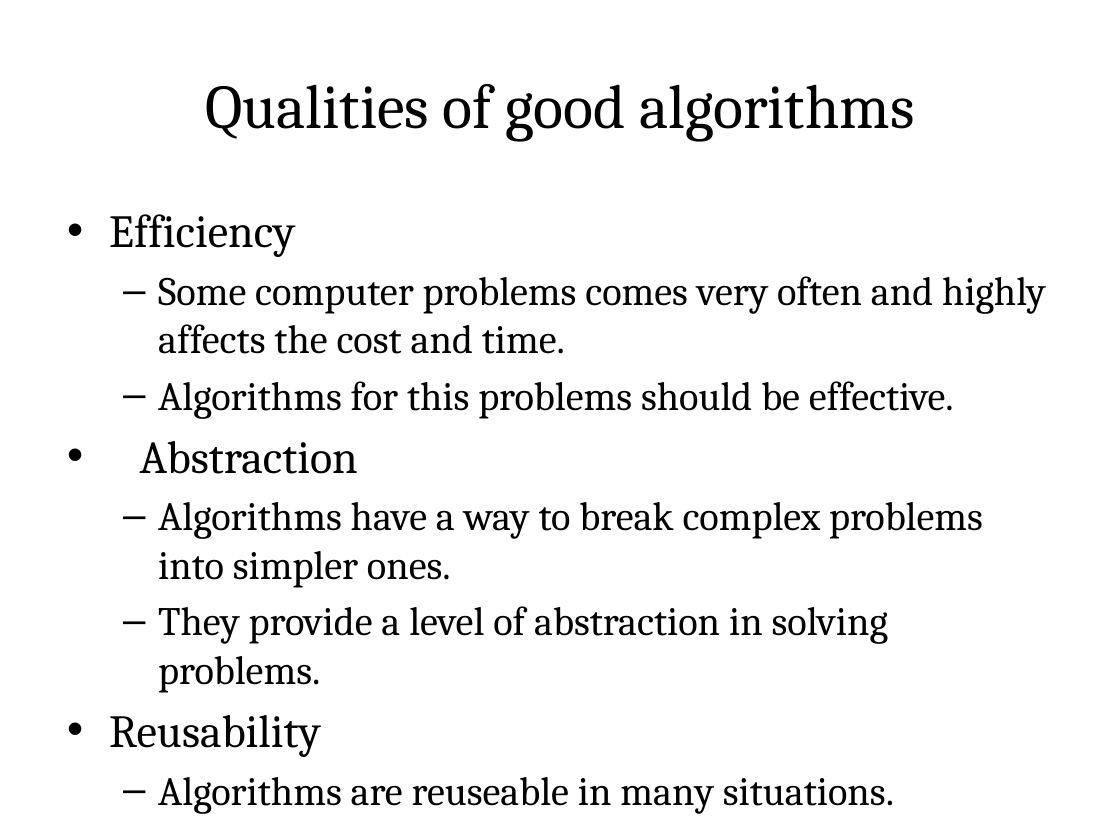
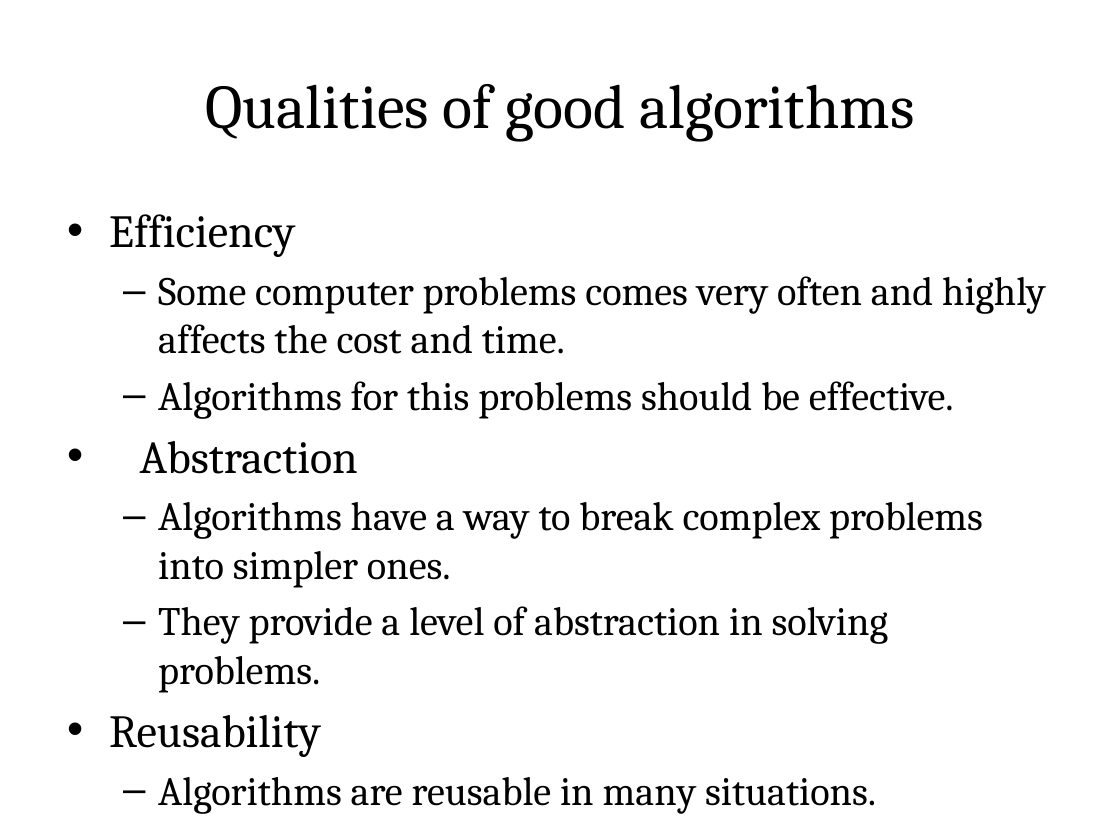
Before and after one commit to rajasekaran36/GE8151-Problem-Solving-and-Python-Programming, a slide deck: slide 10 of Slides/Unit 1/GE8151-U1-1-Algorithms.pptx. Drawn at 1120x840 pixels with LibreOffice and Linux fonts; fonts in the diff are those of the drawing. Boxes give left, top, right and bottom in pixels: in the first picture for what was removed or moved away, otherwise in the second. Text is boxed around its words. In the diff, an @@ line names an element or a change of style, - is before the commit and + after.

```diff
--- a/Slides/Unit 1/GE8151-U1-1-Algorithms.pptx
+++ b/Slides/Unit 1/GE8151-U1-1-Algorithms.pptx
@@ text at <box>158,777,876,814</box>: text changed @@
-  – Algorithms are reuseable in many situations.
+  – Algorithms are reusable in many situations.
```
Also in this commit, not shown: 1 other slide changed, 2 other files.
